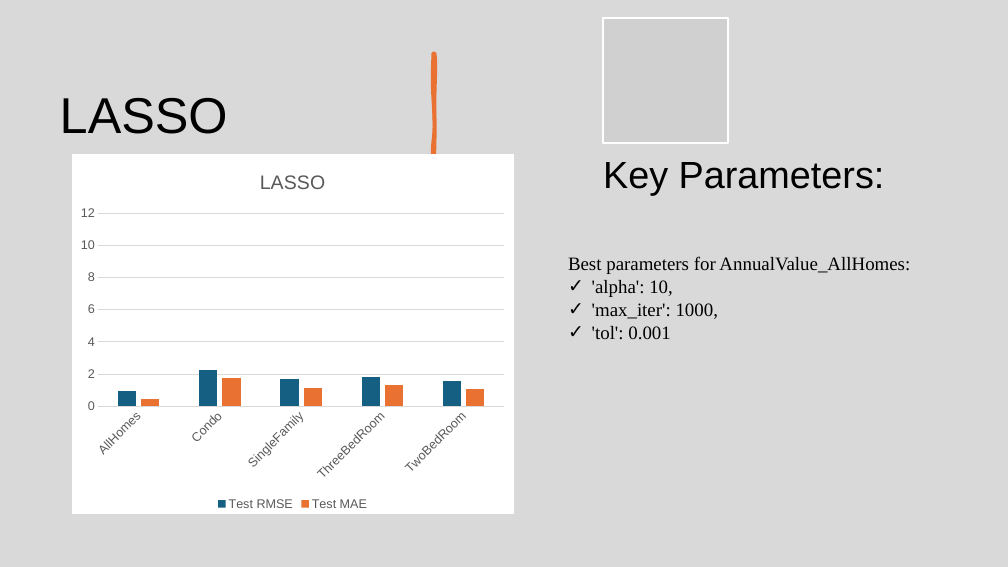
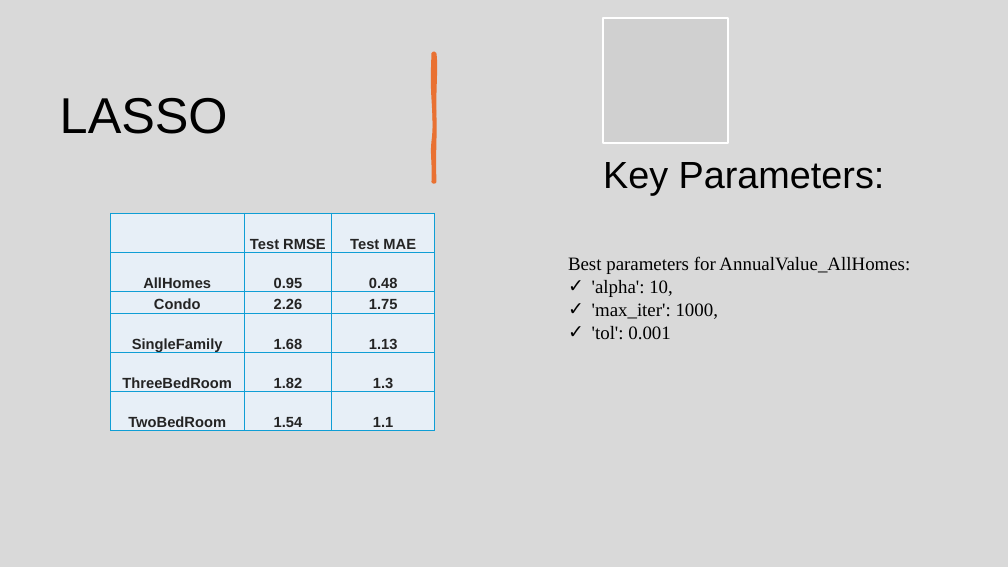
Before and after one commit to KavyaGurram2000/DS_2025_TeamE, a slide deck: slide 25 of Presentation_slides/Predicting Housing Market Trends_final.pptx. Drawn at 1008x567 pixels with LibreOffice and Linux fonts; fonts in the diff are those of the drawing; grey boxes stand for pictures. Boxes give left, top, right and bottom in pixels: in the first picture for what was removed or moved away, otherwise in the second. Text is boxed around its words. In the diff, an @@ line names an element or a change of style, - is before the commit and + after.

```diff
--- a/Presentation_slides/Predicting Housing Market Trends_final.pptx
+++ b/Presentation_slides/Predicting Housing Market Trends_final.pptx
@@ column chart removed at box(72, 154, 513, 514) @@
-title "LASSO "
-categories: AllHomes, Condo, SingleFamily, ThreeBedRoom, TwoBedRoom
-Test RMSE: 0.9, 2.3, 1.7, 1.8, 1.5
-Test MAE: 0.5, 1.8, 1.1, 1.3, 1.1
@@ table added at box(110, 213, 435, 431), 6 rows, 3 columns @@
+ | Test RMSE | Test MAE
+AllHomes | 0.95 | 0.48
+Condo | 2.26 | 1.75
+SingleFamily | 1.68 | 1.13
+ThreeBedRoom | 1.82 | 1.3
+TwoBedRoom | 1.54 | 1.1
```
Also in this commit, not shown: 1 other slide changed, 2 other files.
